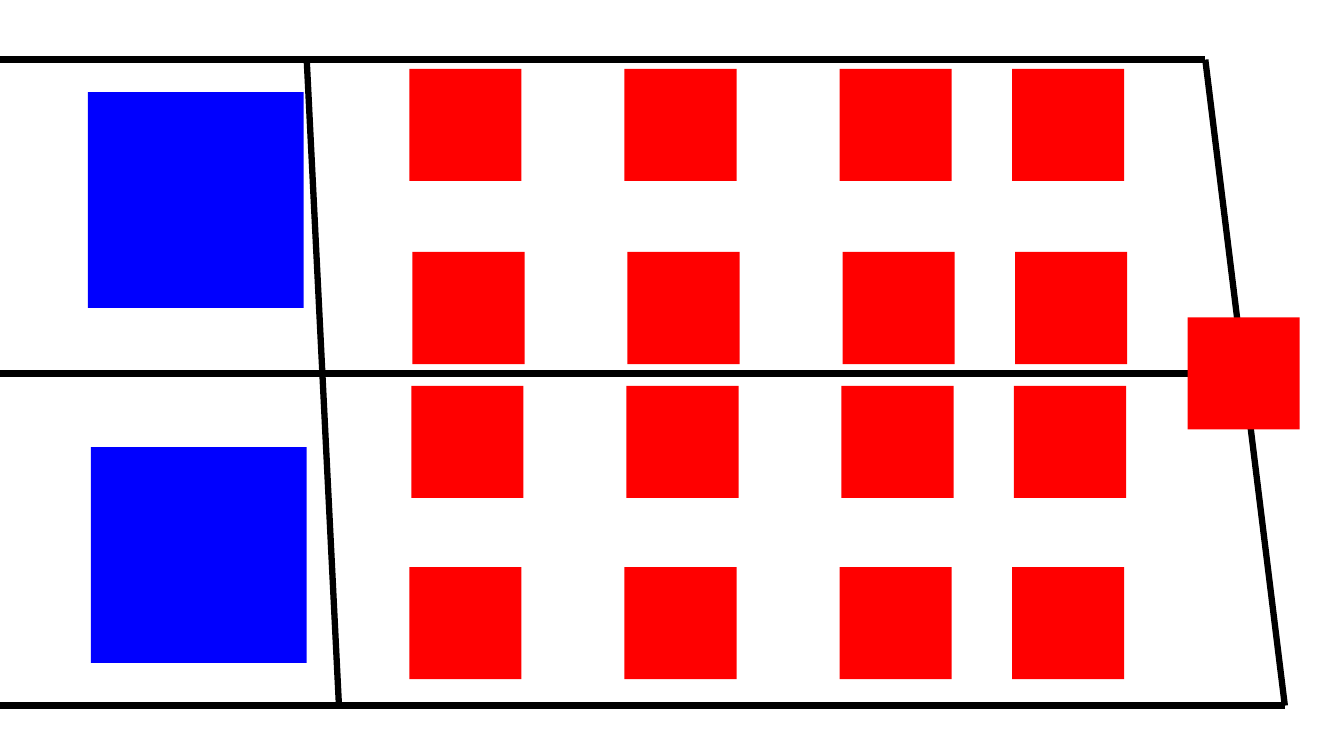
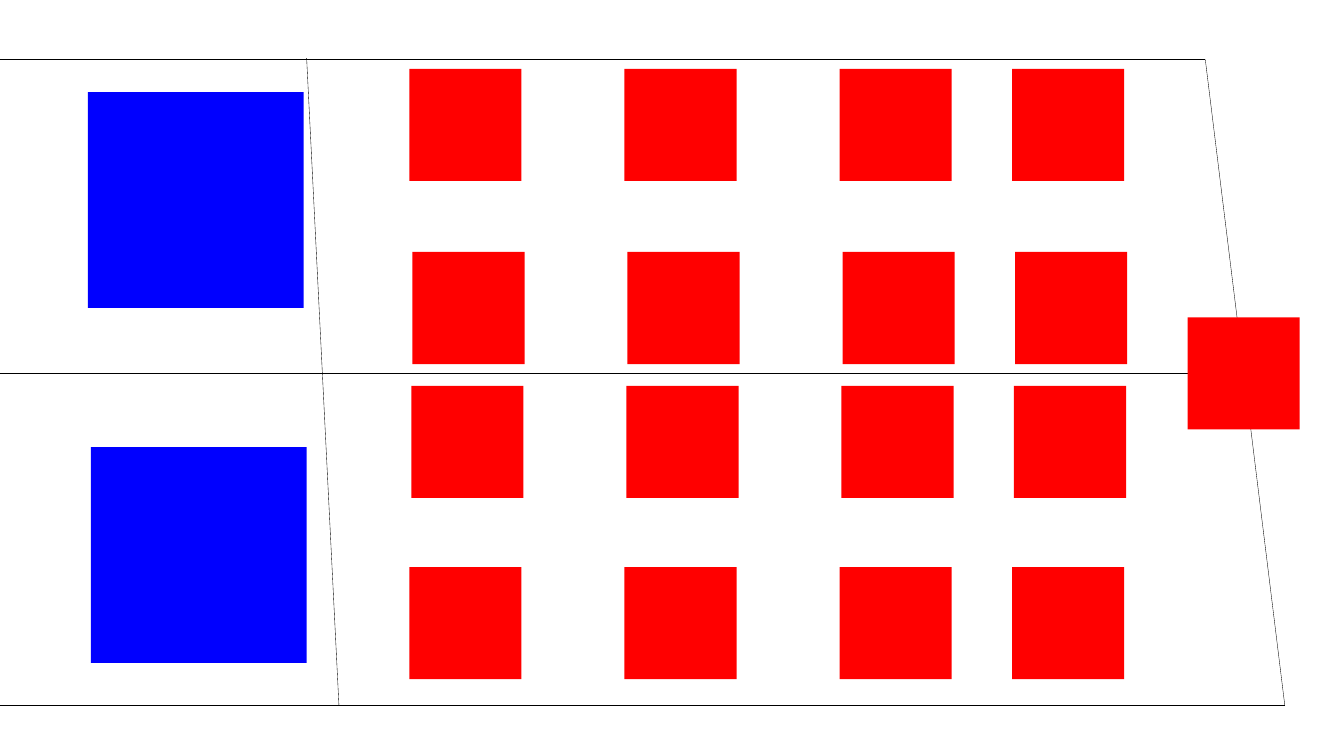
Before and after one commit to aziegler/DFDefense, a slide deck: slide 1 of assets/Map.pptx. Drawn at 1344x756 pixels with LibreOffice and Linux fonts; fonts in the diff are those of the drawing. Boxes give left, top, right and bottom in pixels: in the first picture for what was removed or moved away, otherwise in the second. Text is boxed around its words. In the diff, an @@ line names an element or a change of style, - is before the commit and + after.

```diff
--- a/assets/Map.pptx
+++ b/assets/Map.pptx
@@ line (0, 59) - (1206, 59): stroke #000000 4.5 pt to #000000 0.25 pt @@
@@ line (307, 58) - (339, 706): stroke #000000 4.5 pt to #000000 0.25 pt @@
@@ line (1206, 59) - (1286, 706): stroke #000000 4.5 pt to #000000 0.25 pt @@
@@ line (0, 373) - (1206, 373): stroke #000000 4.5 pt to #000000 0.25 pt @@
@@ line (0, 706) - (1286, 706): stroke #000000 4.5 pt to #000000 0.25 pt @@
```
Also in this commit, not shown: 5 other files.
